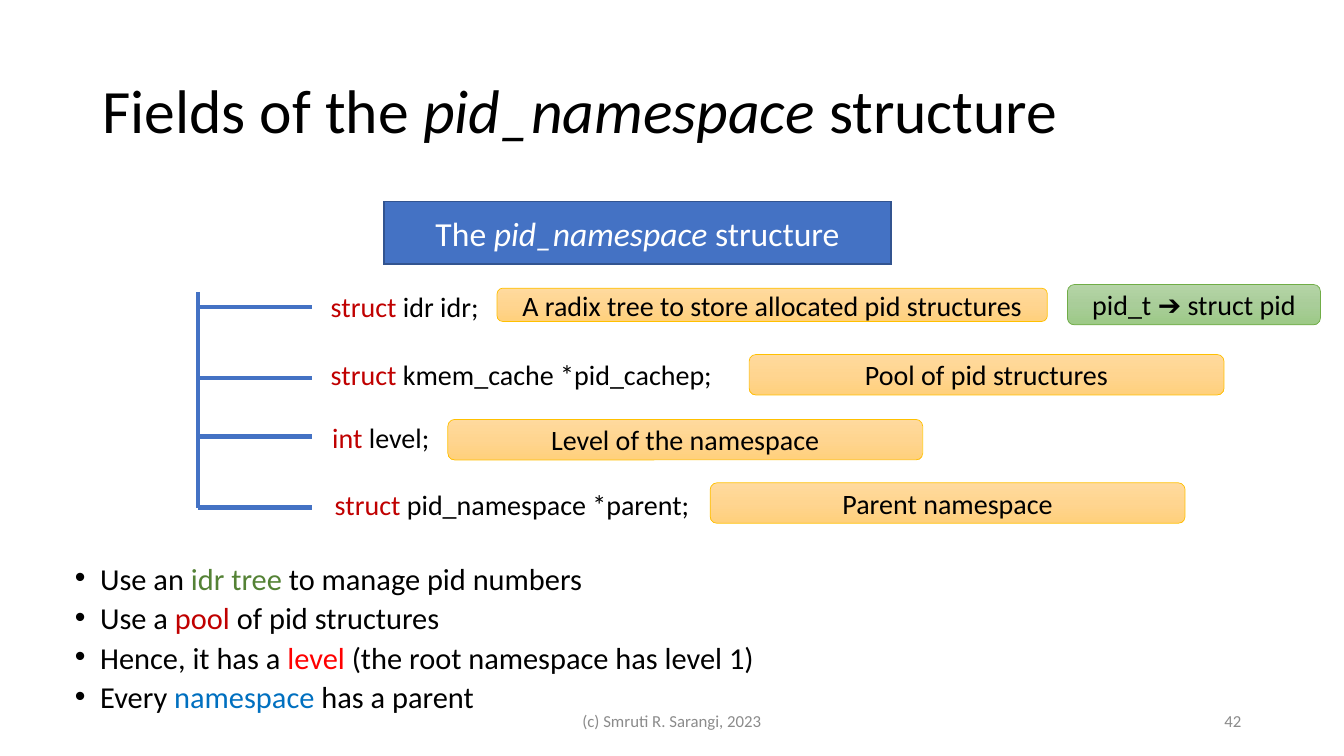
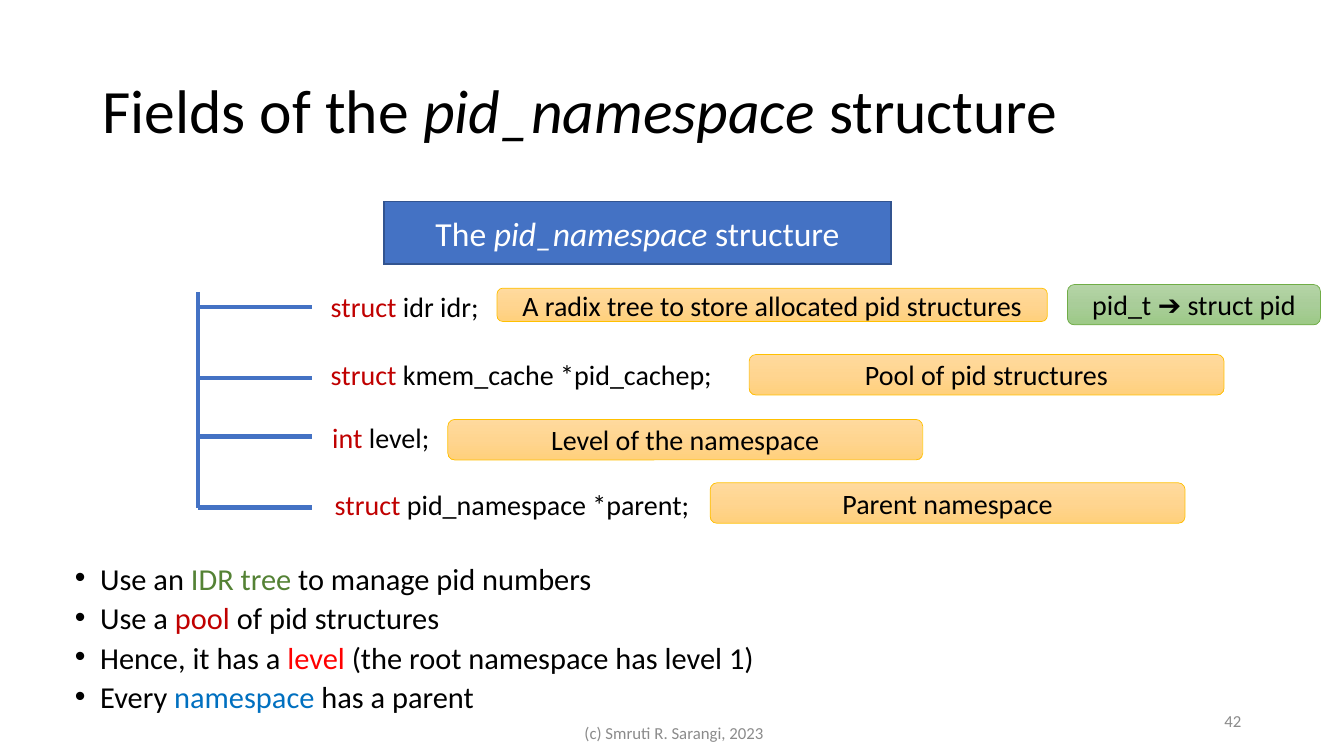
Before and after one commit to srsarangi/srsarangi.github.io, a slide deck: slide 42 of osbook/slides/3.processes.pptx. Drawn at 1344x756 pixels with LibreOffice and Linux fonts; fonts in the diff are those of the drawing. Boxes give left, top, right and bottom in pixels: in the first picture for what was removed or moved away, otherwise in the second. Text is boxed around its words. In the diff, an @@ line names an element or a change of style, - is before the commit and + after.

```diff
--- a/osbook/slides/3.processes.pptx
+++ b/osbook/slides/3.processes.pptx
@@ text at (100, 569, 591, 596): text changed @@
-• Use an idr tree to manage pid numbers
+• Use an IDR tree to manage pid numbers
@@ text "(c) Smruti R. Sarangi, 2023": place and size @@
-text "(c) Smruti R. Sarangi, 2023" at (582, 715, 761, 730)
+text "(c) Smruti R. Sarangi, 2023" at (584, 727, 763, 742)
```
Also in this commit, not shown: 7 other slides changed, 5 other files.
